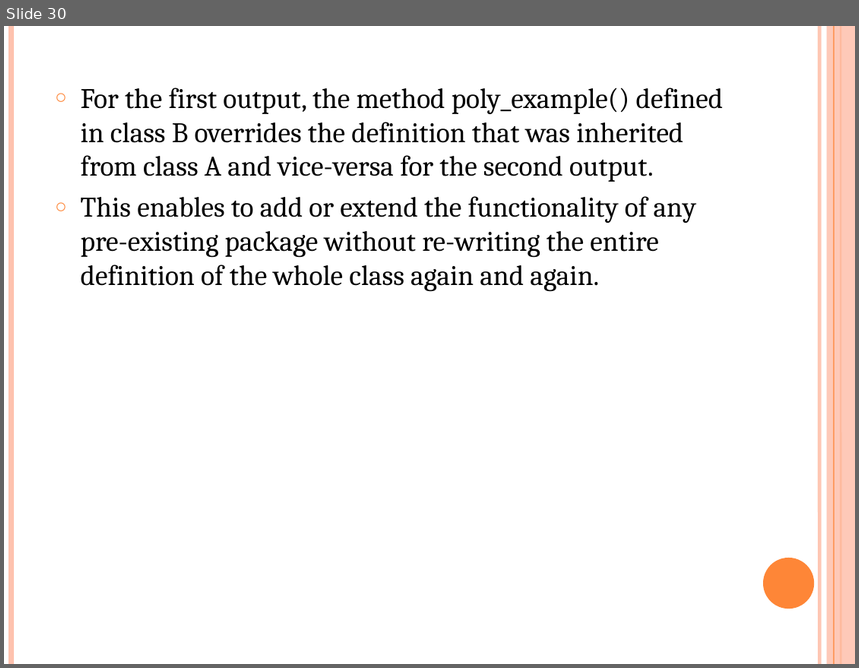
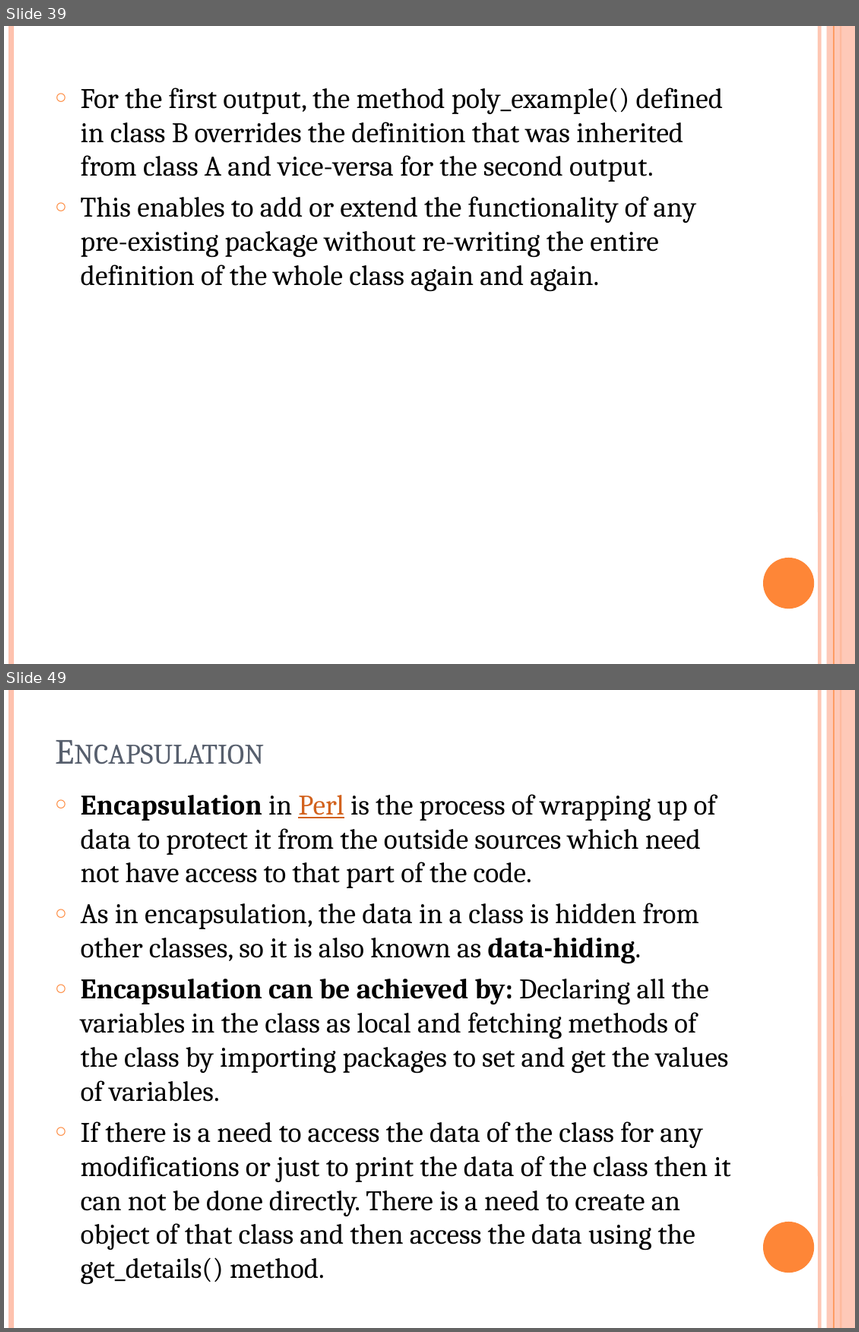
Before and after one commit to srivalli-project/BI_Team_Status, a slide deck: Santhoshi/PerlOOPs.pptx. Shown one above the other, each under a label of ours: slide 30 before the commit, slides 39 and 49 after it; the slides between them are not shown. The pictures are 859x668 and 859x1332 pixels, drawn with LibreOffice and Linux fonts; fonts in the diff are those of the drawing. Boxes give left, top, right and bottom in pixels: in the first picture for what was removed or moved away, otherwise in the second. Text is boxed around its words. In the diff, an @@ line names an element or a change of style, - is before the commit and + after.

```diff
--- a/Santhoshi/PerlOOPs.pptx
+++ b/Santhoshi/PerlOOPs.pptx
@@ slide 49 added at box(4, 690, 855, 1328), background #FFFFFF; not listed: 6 template elements that a slide beside it also shows @@
@@ title added at box(81, 795, 262, 821), 30 pt, text #575F6D, small capitals @@
+Encapsulation
@@ text added at box(81, 794, 731, 1285), 24 pt, text #000000 @@
+○ Encapsulation in Perl is the process of wrapping up of data to protect it from the outside sources which need not have access to that part of the code.
+○ As in encapsulation, the data in a class is hidden from other classes, so it is also known as data-hiding.
+○ Encapsulation can be achieved by: Declaring all the variables in the class as local and fetching methods of the class by importing packages to set and get the values of variables.
+○ If there is a need to access the data of the class for any modifications or just to print the data of the class then it can not be done directly. There is a need to create an object of that class and then access the data using the get_details() method.
@@ what was slide 30 is now slide 39 @@
```
Also in this commit, not shown: 22 other slides added, 1 slide removed, 7 other files.
